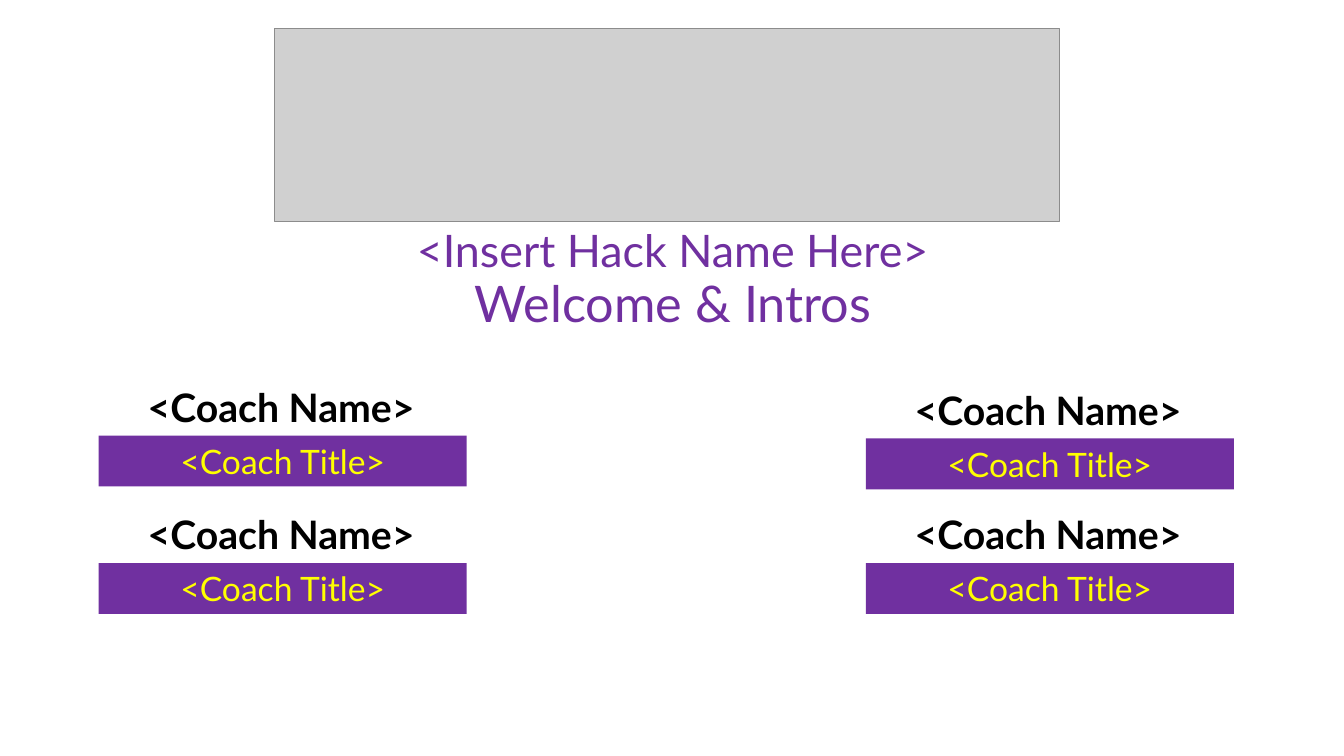
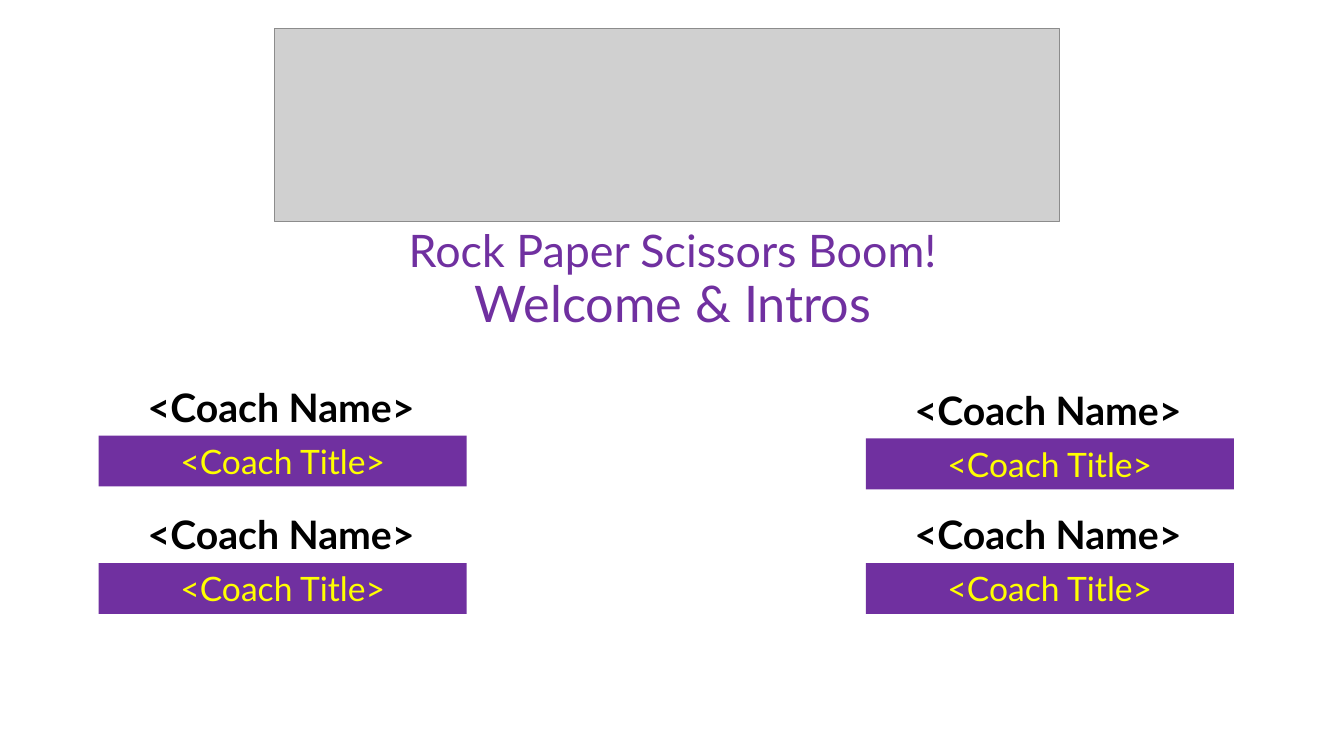
Before and after one commit to microsoft/WhatTheHack, a slide deck: slide 2 of xxx-RockPaperScissorsBoom/Coach/Lectures.pptx. Drawn at 1344x756 pixels with LibreOffice and Linux fonts; fonts in the diff are those of the drawing; grey boxes stand for pictures; background and template pictures are left out. Boxes give left, top, right and bottom in pixels: in the first picture for what was removed or moved away, otherwise in the second. Text is boxed around its words. In the diff, an @@ line names an element or a change of style, - is before the commit and + after.

```diff
--- a/xxx-RockPaperScissorsBoom/Coach/Lectures.pptx
+++ b/xxx-RockPaperScissorsBoom/Coach/Lectures.pptx
@@ text at (409,234,936,275): text changed @@
-<Insert Hack Name Here>
+Rock Paper Scissors Boom!
```
Also in this commit, not shown: 4 other slides changed, 21 slides added, 6 slides removed, 13 other files.
